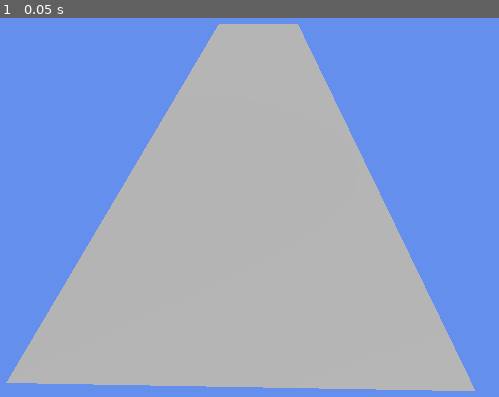
Above: before the commit, frame 1.
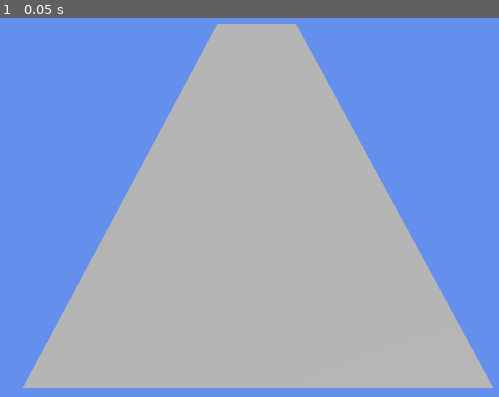
Above: after the commit, the same moment.

Repository: ISC2480/Project-Rhythm-
Game: Godot game, scene res://Scenes/gameplay.tscn
Same seed, same stepped clock (60 frames per second), same inputs: the game is played once before the commit and once after it. Before the commit the project has no main scene; this scene is started directly in both runs.
Inputs:
- Up to frame 1 (0.05 s): no input

The runs differ from the first frame. In frame 1, 3.9% of the frame differs, in the area x 1-99%, y 1-99%.

Commit message:
Changed positions of the StageCamera and Debug Camera

Diff:
--- a/Scenes/gameplay.tscn
+++ b/Scenes/gameplay.tscn
@@ -16,11 +16,11 @@
 [node name="Stage" parent="." unique_id=1888664678 instance=ExtResource("1_wbxth")]
 
 [node name="StageCamera" type="Camera3D" parent="." unique_id=1190383388]
-transform = Transform3D(0.9998785, -0.009151733, 0.012629636, -0.0009019106, 0.7744737, 0.6326055, -0.015570762, -0.6325398, 0.7743713, 0.18179357, 2.8728948, 0.86240137)
+transform = Transform3D(1.0000001, 0, 0, 0, 0.77494437, 0.63202935, 0, -0.63202924, 0.7749446, 0, 2.873, 0.862)
 current = true
 
 [node name="DebugCamera" type="Camera3D" parent="." unique_id=476580146]
-transform = Transform3D(1, 0, 0, 0, 0.052057058, 0.9986441, 0, -0.9986441, 0.052057058, 0.1521163, 10.899846, -7.1346035)
+transform = Transform3D(1, 0, 0, 0, -4.371139e-08, 1, 0, -1, -4.371139e-08, 0.152, 10.9, -8)
 
 [node name="WorldEnvironment" type="WorldEnvironment" parent="." unique_id=1189250295]
 environment = SubResource("Environment_x5sen")
--- a/project.godot
+++ b/project.godot
@@ -11,6 +11,7 @@
 [application]
 
 config/name="Project Rhythm"
+run/main_scene="uid://dp2474l2r1rut"
 config/features=PackedStringArray("4.7", "Forward Plus")
 config/icon="res://icon.svg"
 
